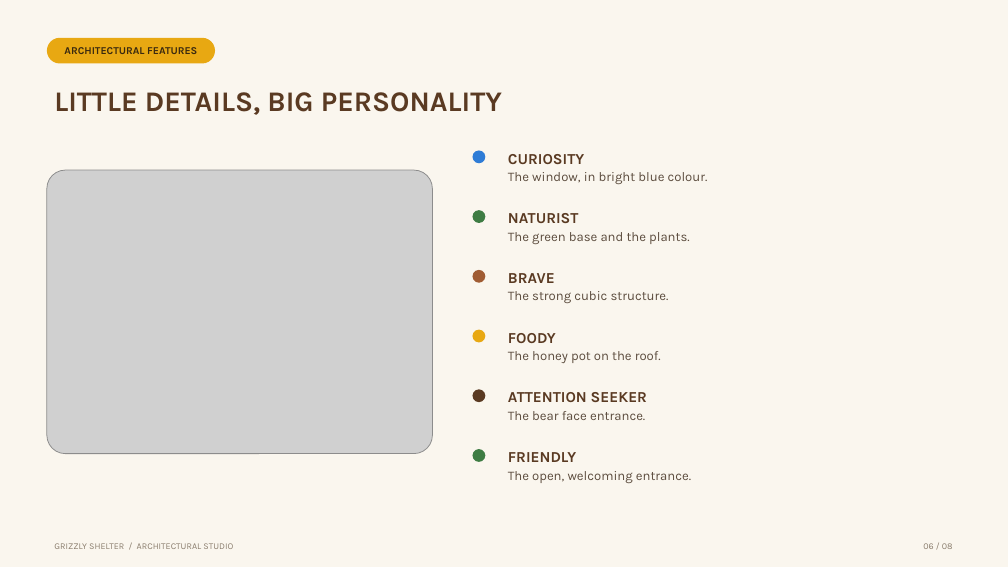
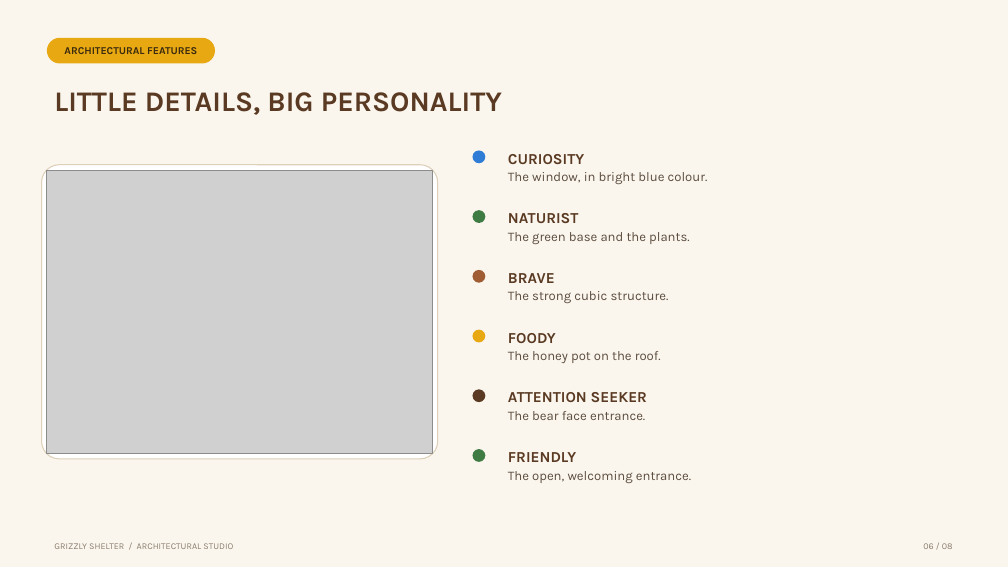
Before and after one commit to malazcl101-afk/Malazcl, a slide deck: slide 6 of Grizzly-The-Clay-House.pptx. Drawn at 1008x567 pixels with LibreOffice and Linux fonts; fonts in the diff are those of the drawing; grey boxes stand for pictures. Boxes give left, top, right and bottom in pixels: in the first picture for what was removed or moved away, otherwise in the second. Text is boxed around its words. In the diff, an @@ line names an element or a change of style, - is before the commit and + after.

```diff
--- a/Grizzly-The-Clay-House.pptx
+++ b/Grizzly-The-Clay-House.pptx
@@ rounded rectangle added at bbox=[42, 165, 438, 459], fill #FFFFFF, outline #DDCFB8 1 pt @@
```
Also in this commit, not shown: 6 other slides changed, 1 other file.
